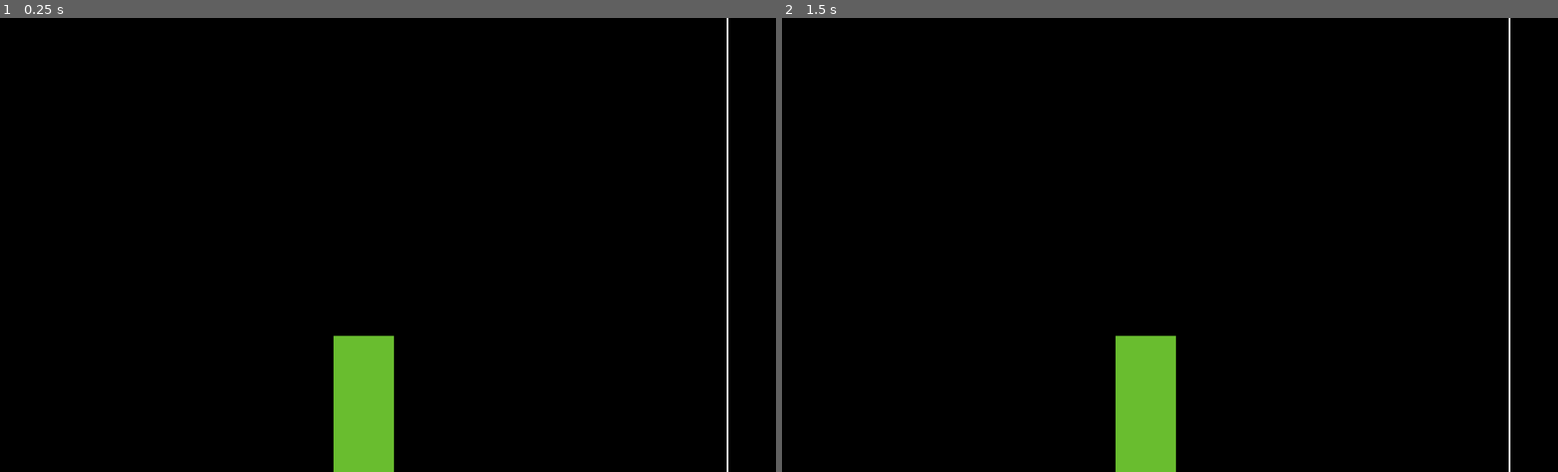
Above: before the commit, frames 1-2 (left to right).
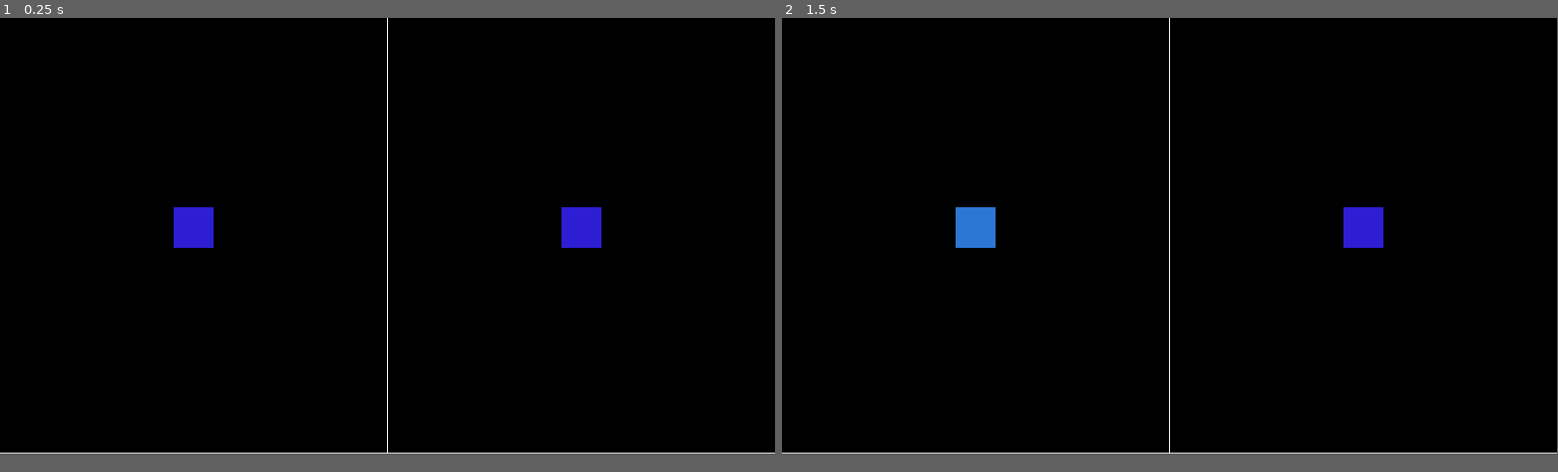
Above: after the commit, the same moments.

Repository: panic-fennecs/nordic-game-jam01
Game: Godot game, scene res://Main.tscn
Two runs of this game, one before a commit and one after it. Both use one fixed random seed, a clock stepped at 60 frames per second and the inputs below.
Inputs:
- Up to frame 1 (0.25 s): no input
- Up to frame 2 (1.5 s): tap Enter at 0.5 s; tap L at 0.6 s; tap Space at 1.25 s; hold A from 1.28 s (still down); tap Q at 1.35 s
The window is 800x468 before the commit and 799x449 after it. Grey fills any space a smaller window leaves; there, only what the larger window draws over its background counts as a difference.

The runs differ from the first frame. In frame 1, 3.9% of the frame differs, in the area x 0-100%, y 0-100%; in frame 2, 3.9%.

Commit message:
added possibility to load multiple scenes in main

Diff:
--- /dev/null
+++ b/nordic_game_jam/Main.gd
@@ -0,0 +1,25 @@
+extends Node2D
+
+export var iteration = 1
+
+var scene_list = []
+
+func _ready():
+	preload_scenes()
+	instantiate_scenes_current_iteration(iteration)
+
+func preload_scenes():
+	var eat_scene_resource = load("res://eat_scene/EatScene.tscn")
+	scene_list.append(eat_scene_resource)
+
+func instantiate_scenes_current_iteration(var iteration):
+	#test loop for instantiating multiple scenes
+	for i in range(0, iteration):
+		instantiate_next_scene(i)
+
+	iteration+=1
+
+func instantiate_next_scene(var index):
+	var next_scene = scene_list[index].instance()
+	next_scene.set_position(Vector2(0, index * 1080))
+	add_child(next_scene)
--- a/nordic_game_jam/Main.tscn
+++ b/nordic_game_jam/Main.tscn
@@ -1,50 +1,10 @@
-[gd_scene load_steps=3 format=2]
+[gd_scene load_steps=2 format=2]
 
-[ext_resource path="res://Images/Placeholder_01.png" type="Texture" id=1]
-[ext_resource path="res://Images/Placeholder_guy.png" type="Texture" id=2]
+[ext_resource path="res://Main.gd" type="Script" id=1]
 
 [node name="Main" type="Node2D"]
+script = ExtResource( 1 )
 
-[node name="Node00" type="Node2D" parent="."]
-
-[node name="Background" type="Sprite" parent="Node00"]
-texture = ExtResource( 1 )
-centered = false
-
-[node name="Guy0" type="Sprite" parent="Node00/Background"]
-position = Vector2( 480, 520 )
-texture = ExtResource( 2 )
-
-[node name="Guy1" type="Sprite" parent="Node00/Background"]
-position = Vector2( 1440, 520 )
-texture = ExtResource( 2 )
-
-[node name="Node01" type="Node2D" parent="."]
-position = Vector2( 0, 1080 )
-
-[node name="Background" type="Sprite" parent="Node01"]
-texture = ExtResource( 1 )
-centered = false
-
-[node name="Guy0" type="Sprite" parent="Node01/Background"]
-position = Vector2( 480, 520 )
-texture = ExtResource( 2 )
-
-[node name="Guy1" type="Sprite" parent="Node01/Background"]
-position = Vector2( 1440, 520 )
-texture = ExtResource( 2 )
-
-[node name="Node02" type="Node2D" parent="."]
-position = Vector2( 0, 2160 )
-
-[node name="Background" type="Sprite" parent="Node02"]
-texture = ExtResource( 1 )
-centered = false
-
-[node name="Guy0" type="Sprite" parent="Node02/Background"]
-position = Vector2( 480, 520 )
-texture = ExtResource( 2 )
-
-[node name="Guy1" type="Sprite" parent="Node02/Background"]
-position = Vector2( 1440, 520 )
-texture = ExtResource( 2 )
+[node name="Camera2D" type="Camera2D" parent="."]
+offset = Vector2( 960, 540 )
+current = true
--- a/nordic_game_jam/eat_scene/EatScene.tscn
+++ b/nordic_game_jam/eat_scene/EatScene.tscn
@@ -1,23 +1,24 @@
-[gd_scene load_steps=6 format=2]
+[gd_scene load_steps=7 format=2]
 
 [ext_resource path="res://eat_scene/EatScene.gd" type="Script" id=1]
-[ext_resource path="res://res/eat/pressed.png" type="Texture" id=2]
-[ext_resource path="res://res/eat/finished.png" type="Texture" id=3]
-[ext_resource path="res://res/eat/unpressed.png" type="Texture" id=4]
+[ext_resource path="res://Images/Placeholder_01.png" type="Texture" id=2]
+[ext_resource path="res://res/eat/pressed.png" type="Texture" id=3]
+[ext_resource path="res://res/eat/finished.png" type="Texture" id=4]
+[ext_resource path="res://res/eat/unpressed.png" type="Texture" id=5]
 
 [sub_resource type="SpriteFrames" id=1]
 animations = [ {
-"frames": [ ExtResource( 2 ) ],
+"frames": [ ExtResource( 3 ) ],
 "loop": false,
 "name": "pressed",
 "speed": 5.0
 }, {
-"frames": [ ExtResource( 3 ) ],
+"frames": [ ExtResource( 4 ) ],
 "loop": true,
 "name": "finished",
 "speed": 5.0
 }, {
-"frames": [ ExtResource( 4 ) ],
+"frames": [ ExtResource( 5 ) ],
 "loop": true,
 "name": "unpressed",
 "speed": 5.0
@@ -26,12 +27,16 @@
 [node name="Node2D" type="Node2D"]
 script = ExtResource( 1 )
 
+[node name="Background" type="Sprite" parent="."]
+texture = ExtResource( 2 )
+centered = false
+
 [node name="Player1_pressed" type="AnimatedSprite" parent="."]
-position = Vector2( 303.363, 195.894 )
+position = Vector2( 480, 520 )
 frames = SubResource( 1 )
 animation = "pressed"
 
 [node name="Player2_pressed" type="AnimatedSprite" parent="."]
-position = Vector2( 775.413, 197.254 )
+position = Vector2( 1440, 520 )
 frames = SubResource( 1 )
 animation = "pressed"
--- a/nordic_game_jam/project.godot
+++ b/nordic_game_jam/project.godot
@@ -19,6 +19,11 @@
 run/main_scene="res://Main.tscn"
 config/icon="res://icon.png"
 
+[display]
+
+window/size/width=1920
+window/size/height=1080
+
 [rendering]
 
 environment/default_environment="res://default_env.tres"
